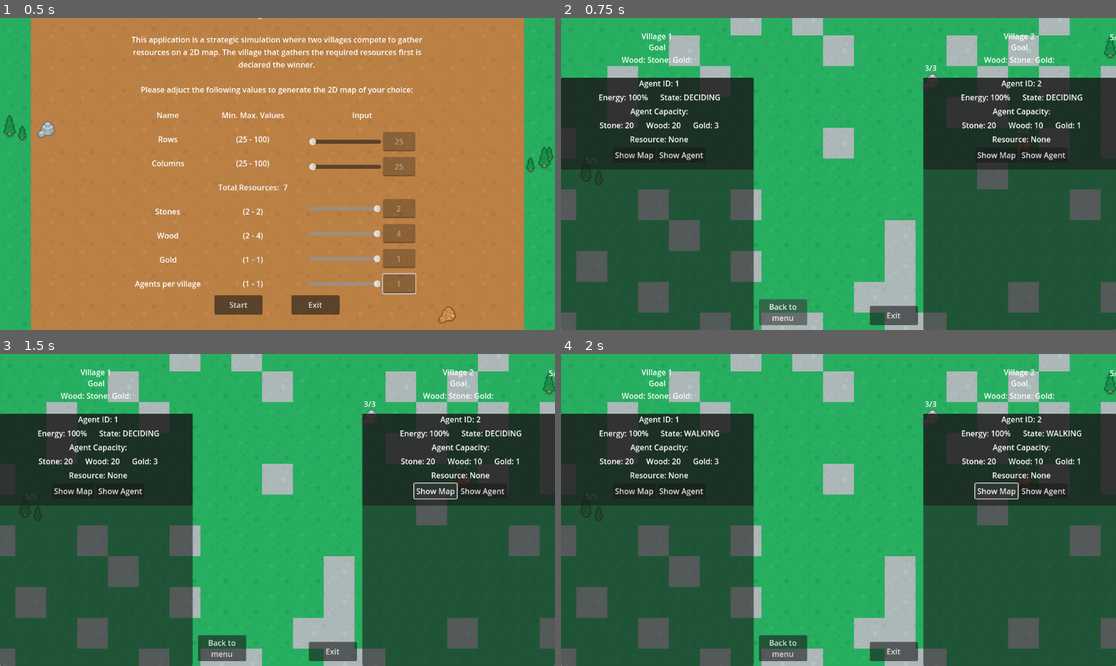
Above: before the commit, frames 1-4 (two rows, left to right).
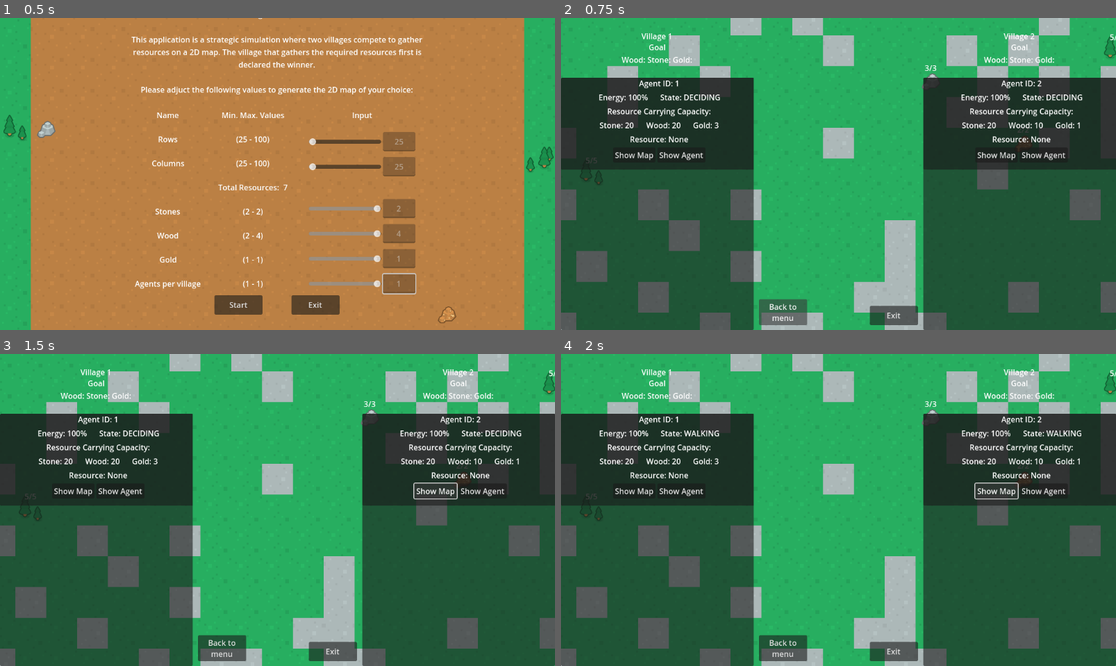
Above: after the commit, the same moments.

Repository: ApostolisSiampanis/intelligent-agents
Game: Godot game, scene res://scenes/input_screen.tscn
The game is run twice, just before and just after one commit, with the same random seed, the same clock (stepped at 60 frames per second) and the same inputs.
Inputs:
- Up to frame 1 (0.5 s): no input
- Up to frame 2 (0.75 s): click "Start" at 0.5 s
- Up to frame 3 (1.5 s): click "Show Map" at 1.25 s
- Up to frame 4 (2 s): no input

Frame 1 is identical in both runs. In frame 2, 0.5% of the frame differs, in the area x 8-93%, y 28-32%; in frame 3, 0.5%; in frame 4, 0.5%.

Commit message:
Update info_card.tscn
- Update LabelAgentCapacity.

Diff:
--- a/scenes/info_card.tscn
+++ b/scenes/info_card.tscn
@@ -43,7 +43,7 @@
 [node name="LabelAgentCapacity" type="Label" parent="Panel/VBoxContainer"]
 unique_name_in_owner = true
 layout_mode = 2
-text = "Agent Capacity:"
+text = "Resource Carrying Capacity:"
 horizontal_alignment = 1
 
 [node name="HBoxContainer2" type="HBoxContainer" parent="Panel/VBoxContainer"]
